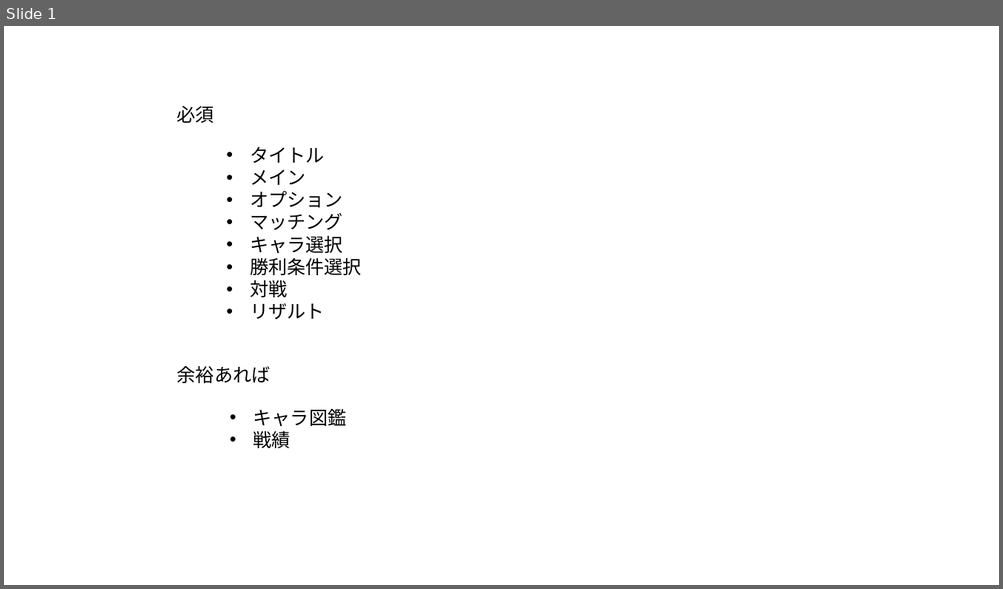
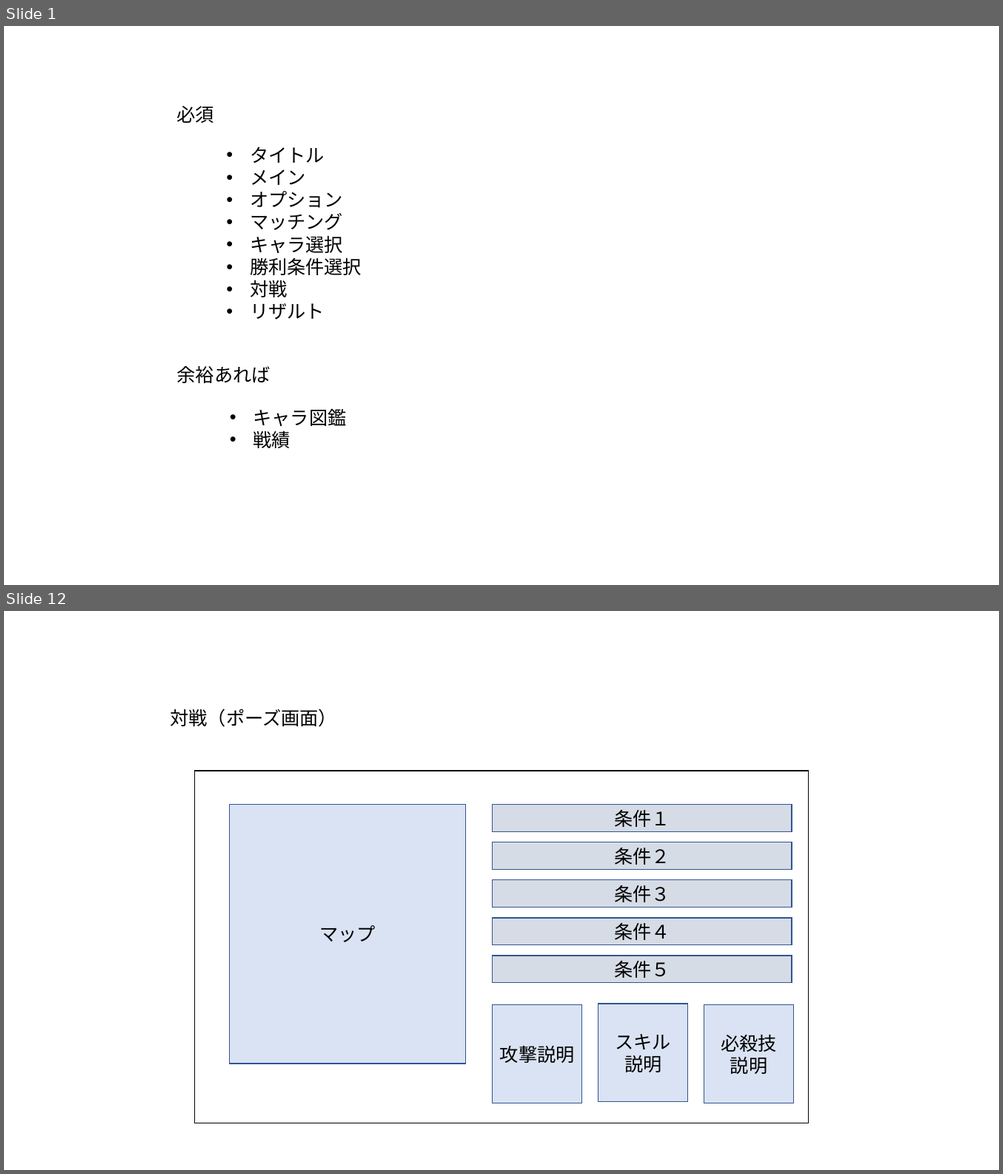
Before and after one commit to soushi1116/Employment, a slide deck: 仕様書/シーン.pptx. Shown one above the other, each under a label of ours: slide 1 before the commit, slides 1 and 12 after it; the slides between them are not shown. The pictures are 1003x589 and 1003x1174 pixels, drawn with LibreOffice and Linux fonts; fonts in the diff are those of the drawing. Boxes give left, top, right and bottom in pixels: in the first picture for what was removed or moved away, otherwise in the second. Text is boxed around its words. In the diff, an @@ line names an element or a change of style, - is before the commit and + after.

```diff
--- a/仕様書/シーン.pptx
+++ b/仕様書/シーン.pptx
@@ slide 12 added at (4,611,999,1170), background #FFFFFF @@
@@ text added at (170,709,338,727), 18 pt, text #000000 @@
+対戦（ポーズ画面）
@@ rectangle added at (195,771,808,1124), outline #000000 1 pt @@
@@ rectangle added at (229,805,466,1064), fill #DAE3F3, outline #325491 1 pt, 18 pt, text #000000 @@
+マップ
@@ rectangle added at (492,805,791,832), fill #D6DCE5, outline #325491 1 pt, 18 pt, text #000000 @@
+条件１
@@ rectangle added at (492,843,791,869), fill #D6DCE5, outline #325491 1 pt, 18 pt, text #000000 @@
+条件２
@@ rectangle added at (492,880,791,907), fill #D6DCE5, outline #325491 1 pt, 18 pt, text #000000 @@
+条件３
@@ rectangle added at (492,918,791,945), fill #D6DCE5, outline #325491 1 pt, 18 pt, text #000000 @@
+条件４
@@ rectangle added at (492,956,791,982), fill #D6DCE5, outline #325491 1 pt, 18 pt, text #000000 @@
+条件５
@@ rectangle added at (492,1005,581,1104), fill #DAE3F3, outline #325491 1 pt, 18 pt, text #000000 @@
+攻撃説明
@@ rectangle added at (598,1004,688,1102), fill #DAE3F3, outline #325491 1 pt, 18 pt, text #000000 @@
+スキル
+説明
@@ rectangle added at (704,1005,794,1104), fill #DAE3F3, outline #325491 1 pt, 18 pt, text #000000 @@
+必殺技
+説明
```
Also in this commit, not shown: 7 slides changed, 5 other slides added, 1 slide removed, 2 other files.
